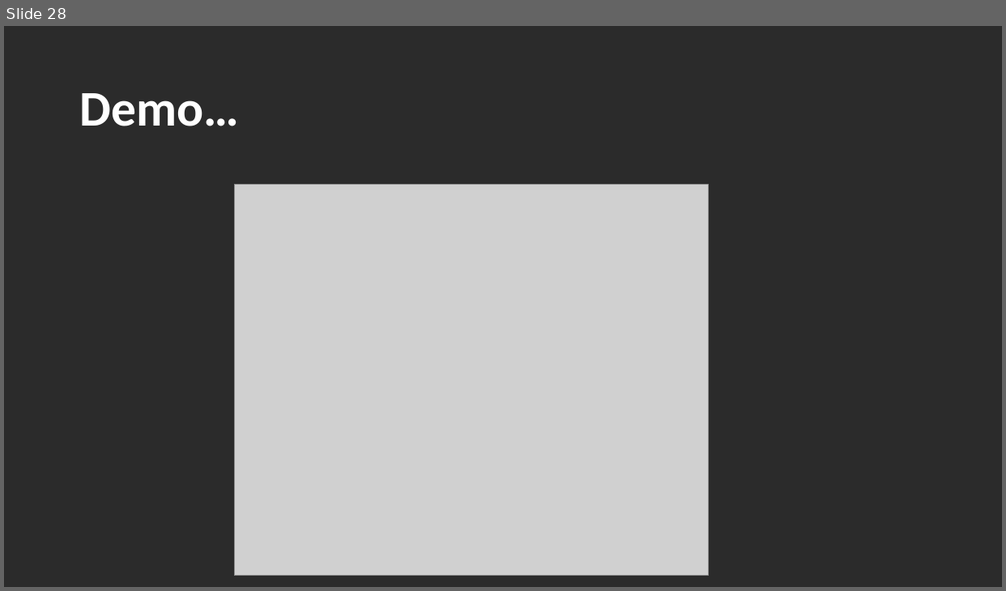
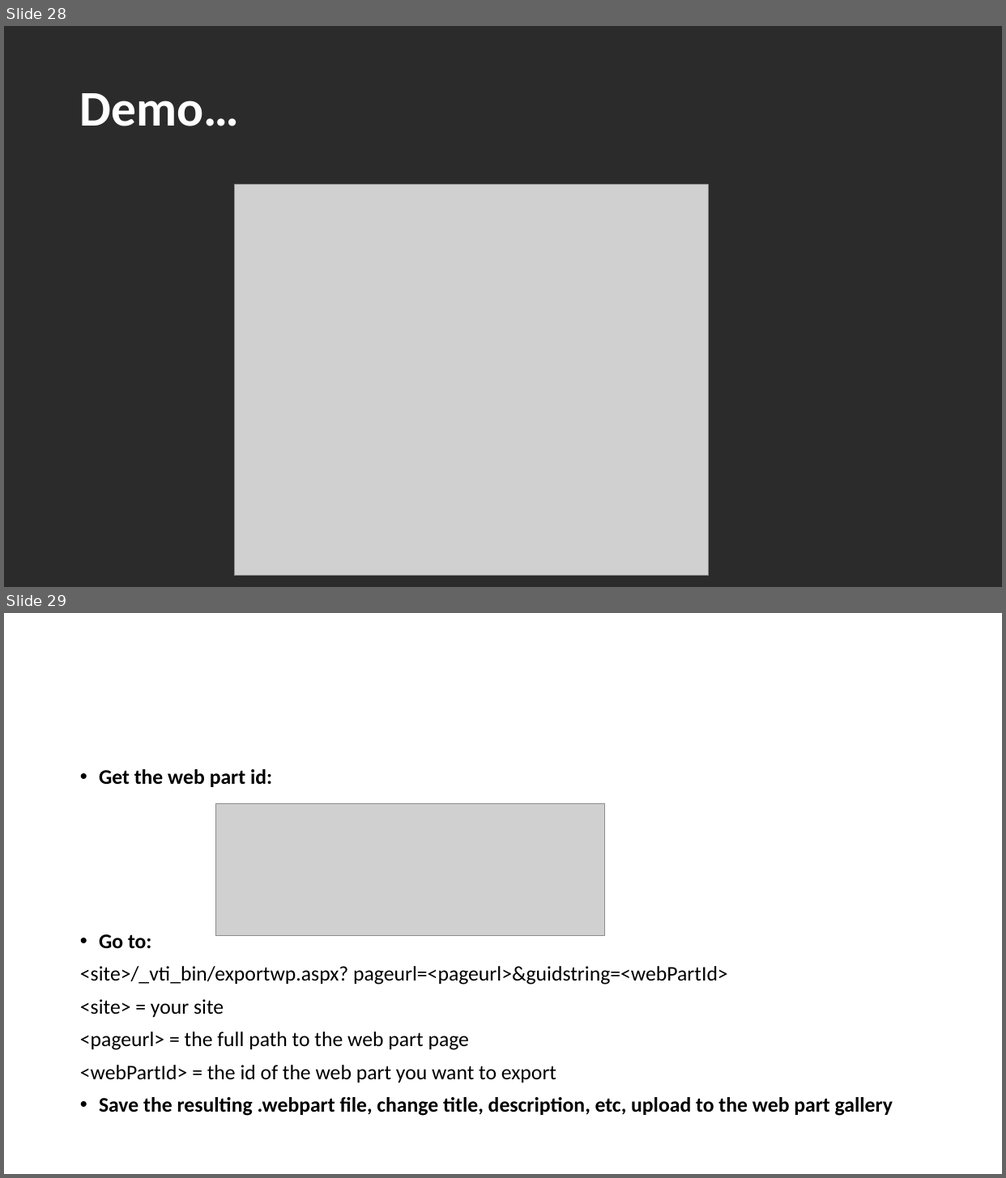
Before and after one commit to mcsheaj/TKOWebParts, a slide deck: TKOSharePoint_SPSHOU.pptx. Shown one above the other, each under a label of ours: slide 28 before the commit, slides 28 and 29 after it. The pictures are 1006x591 and 1006x1178 pixels, drawn with LibreOffice and Linux fonts; fonts in the diff are those of the drawing; grey boxes stand for pictures; background and template pictures are left out; a plain dark background stands for a picture behind light text. Boxes give left, top, right and bottom in pixels: in the first picture for what was removed or moved away, otherwise in the second. Text is boxed around its words. In the diff, an @@ line names an element or a change of style, - is before the commit and + after.

```diff
--- a/TKOSharePoint_SPSHOU.pptx
+++ b/TKOSharePoint_SPSHOU.pptx
@@ slide 29 added at <box>4,613,1002,1174</box>, background picture (left out) @@
@@ title added at <box>73,643,934,752</box>, 48 pt, text #FFFFFF, bold @@
+Making it reusable
@@ text added at <box>80,769,893,1116</box>, 20 pt, text #000000 @@
+• Get the web part id:
+• Go to:
+<site>/_vti_bin/exportwp.aspx? pageurl=<pageurl>&guidstring=<webPartId>
+<site> = your site
+<pageurl> = the full path to the web part page
+<webPartId> = the id of the web part you want to export
+• Save the resulting .webpart file, change title, description, etc, upload to the web part gallery
@@ picture added at <box>216,804,604,935</box> @@
```
Also in this commit, not shown: 4 slides changed, 1 other slide added.
